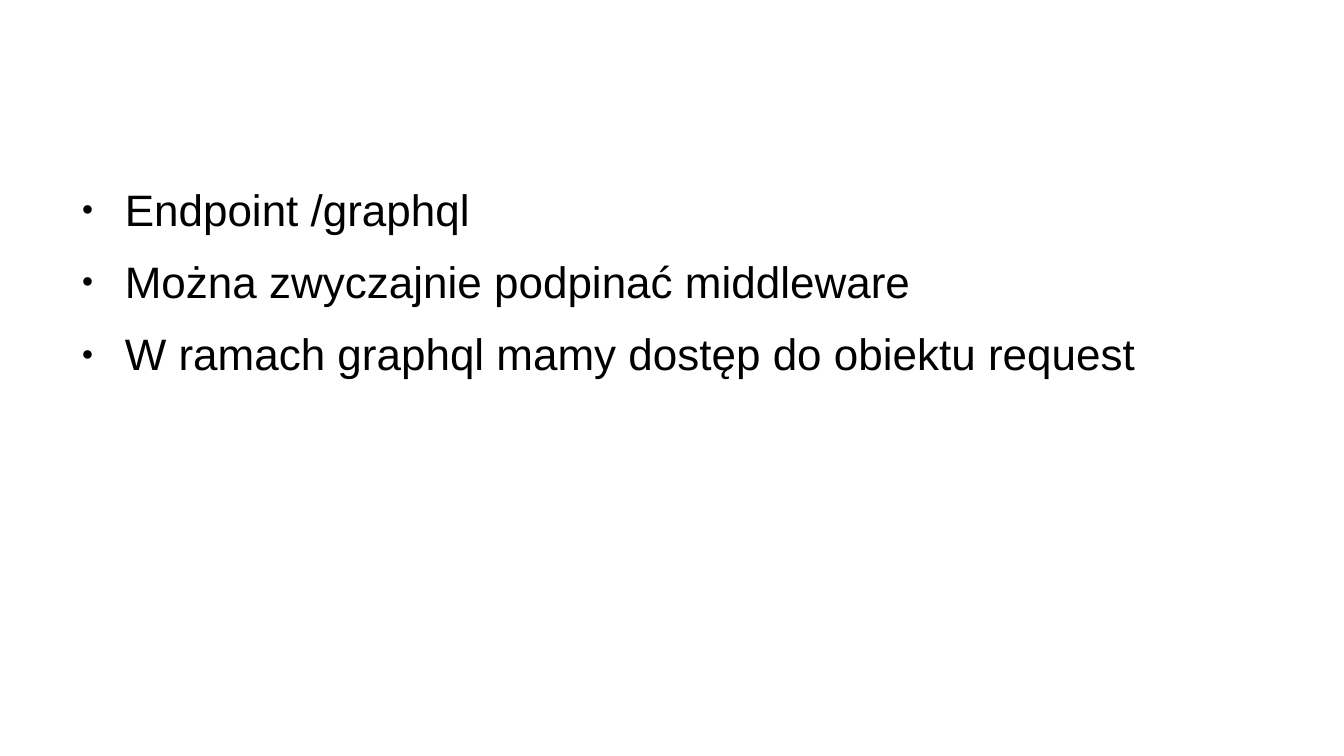
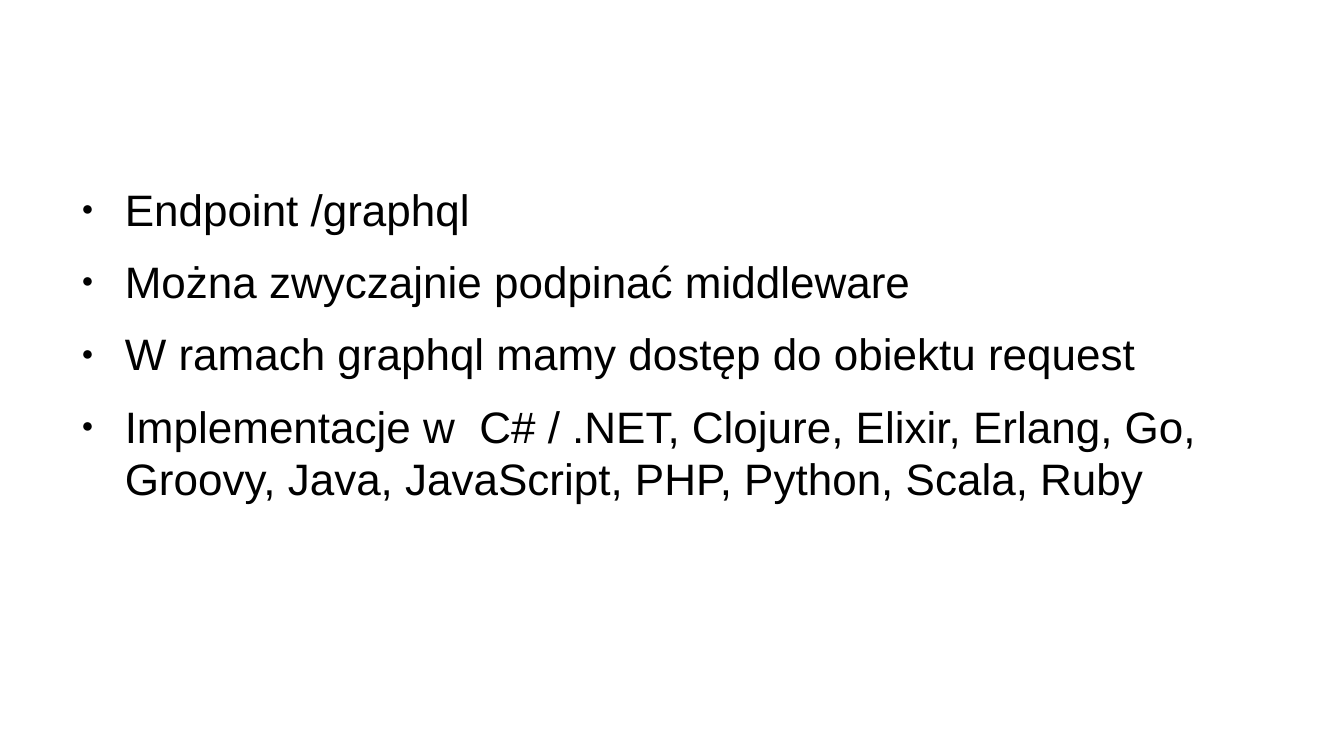
Before and after one commit to masives/meetjs-graphql, a slide deck: slide 13 of prezentacja.odp. Drawn at 1344x756 pixels with LibreOffice and Linux fonts; fonts in the diff are those of the drawing; background and template pictures are left out. Boxes give left, top, right and bottom in pixels: in the first picture for what was removed or moved away, otherwise in the second. Text is boxed around its words. In the diff, an @@ line names an element or a change of style, - is before the commit and + after.

```diff
--- a/prezentacja.odp
+++ b/prezentacja.odp
@@ text at box(125, 411, 1196, 504): paragraph added @@
+● Implementacje w C# / .NET, Clojure, Elixir, Erlang, Go, Groovy, Java, JavaScript, PHP, Python, Scala, Ruby
```
Also in this commit, not shown: 4 other slides changed, 1 slide added.
